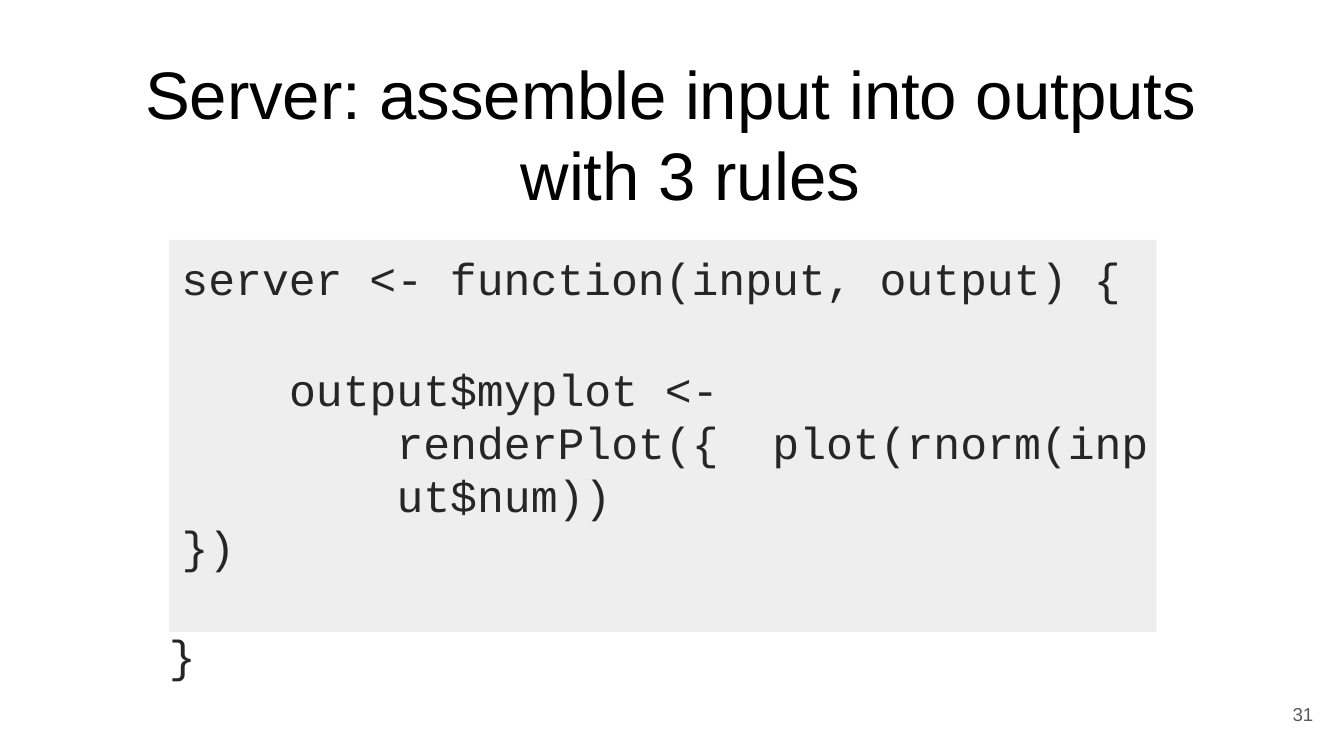
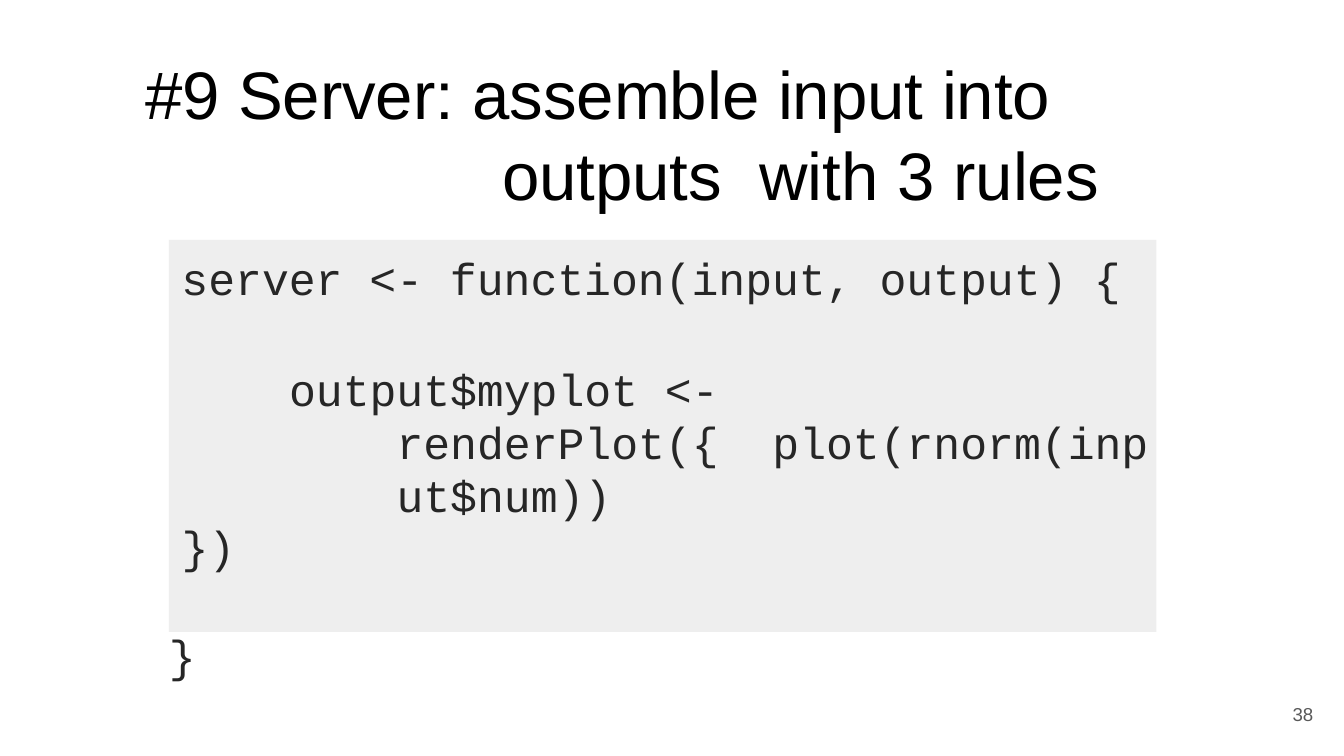
Before and after one commit to WHOIGit/Rshinypresentation, a slide deck: slide 38 of shinyRpresentation.odp (slide 31 before the commit). Drawn at 1344x756 pixels with LibreOffice and Linux fonts; fonts in the diff are those of the drawing. Boxes give left, top, right and bottom in pixels: in the first picture for what was removed or moved away, otherwise in the second. Text is boxed around its words. In the diff, an @@ line names an element or a change of style, - is before the commit and + after.

```diff
--- a/shinyRpresentation.odp
+++ b/shinyRpresentation.odp
@@ title at [145,70,1099,212]: text changed @@
-Server: assemble input into outputs with 3 rules
+#9 Server: assemble input into outputs with 3 rules
@@ page number at [1293,708,1314,721]: text changed @@
-31
+38
```
Also in this commit, not shown: 28 other slides changed, 10 slides added, 7 slides removed, 8 other files.
